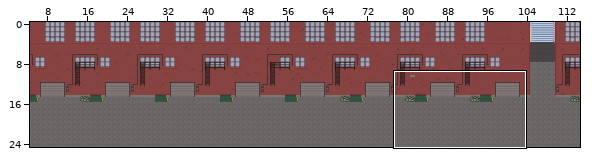
Level history. Tiled map: maps/ep1.tmx. Above, an overview of the earlier version with the close-up marked.
Close-up. As it was:
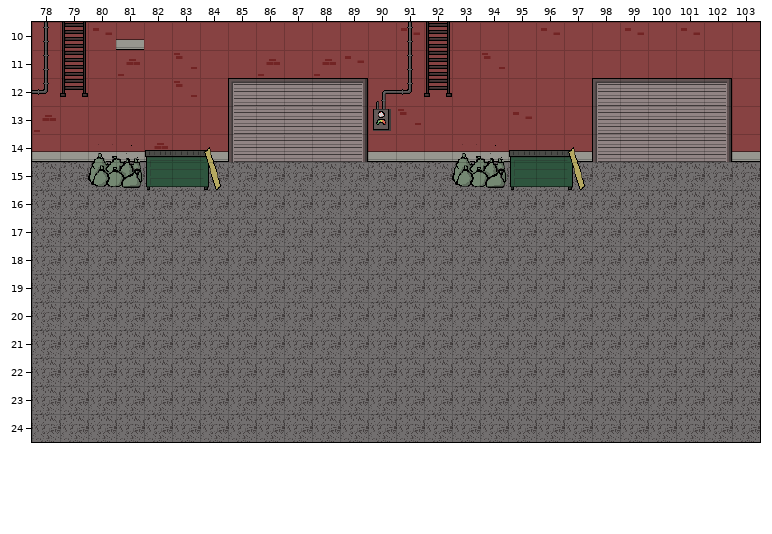
Cells are 32x32 px. Shown: x 78..103, y 10..24. The commit also changed other parts of the map, which this record leaves out.
New version:
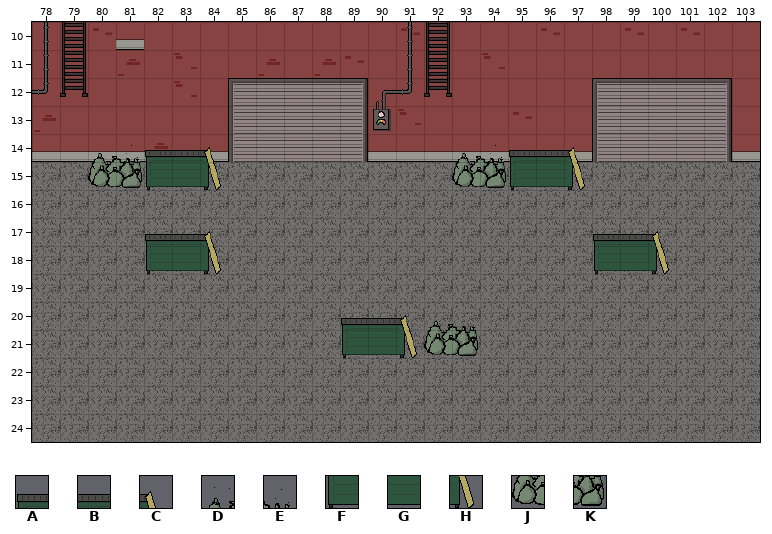
Key: from "Ground 2": A 9, B 10, C 11, D 12, E 13, F 18, G 19, H 20, J 21, K 22.
_ is an empty cell.
What changed:
Layer "Tile Layer 7":
y 17: x 82..84 ___ -> ABC; x 98..100 ___ -> ABC
y 18: x 82..84 ___ -> FGH; x 98..100 ___ -> FGH
y 20: x 89..93 _____ -> ABCDE
y 21: x 89..93 _____ -> FGHJK
Changed places in both close-ups, as pixel boxes (x1, y1, x2, y2):
added: (145, 231, 221, 274)
added: (593, 231, 669, 274)
added: (341, 312, 479, 358)
